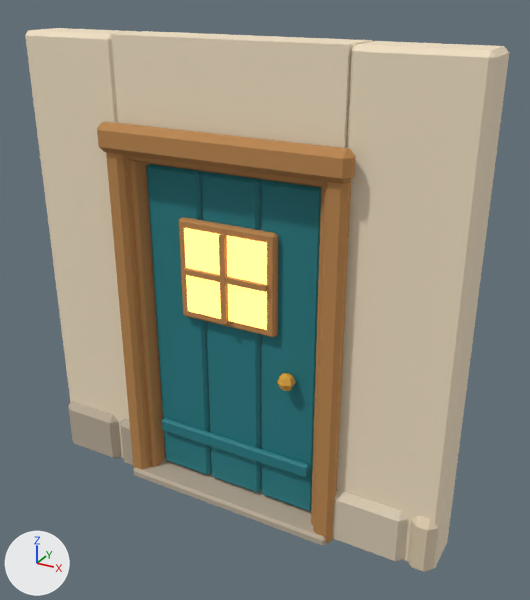
Two versions of the glTF model Models/buildings/wall_door.glb, one commit apart.
Rendered twice from a 50 mm camera at (1.52, -2.54, 2.31) aimed at (-0.01, 0.25, 0.92). Lighting does not change. The marker at lower left points along +X, +Y and +Z. The first picture is the older version.

In view in the first picture: 'part_door_leaf', 'wall_door'.
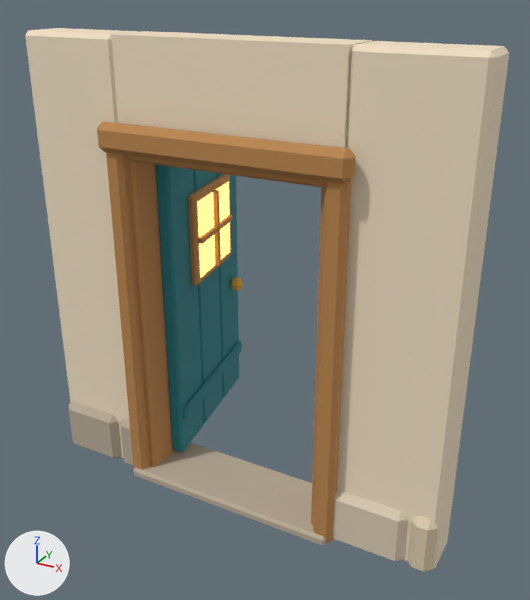
Pixel boxes (x1, y1, x2, y2) of what changed, in the pictures (530 x 600 px):
'part_door_leaf', turned
    before: (146, 164, 321, 511)
    after: (155, 164, 243, 452)

What changed in the scene script:
```text
Change ob_part_door_leaf:
    ob_part_door_leaf.rotation_euler: (0.0, 0.0, 0.0) -> (0.0, 0.0, 1.745)  # degrees (0, 0, 0) -> degrees (0, 0, 100)
```
